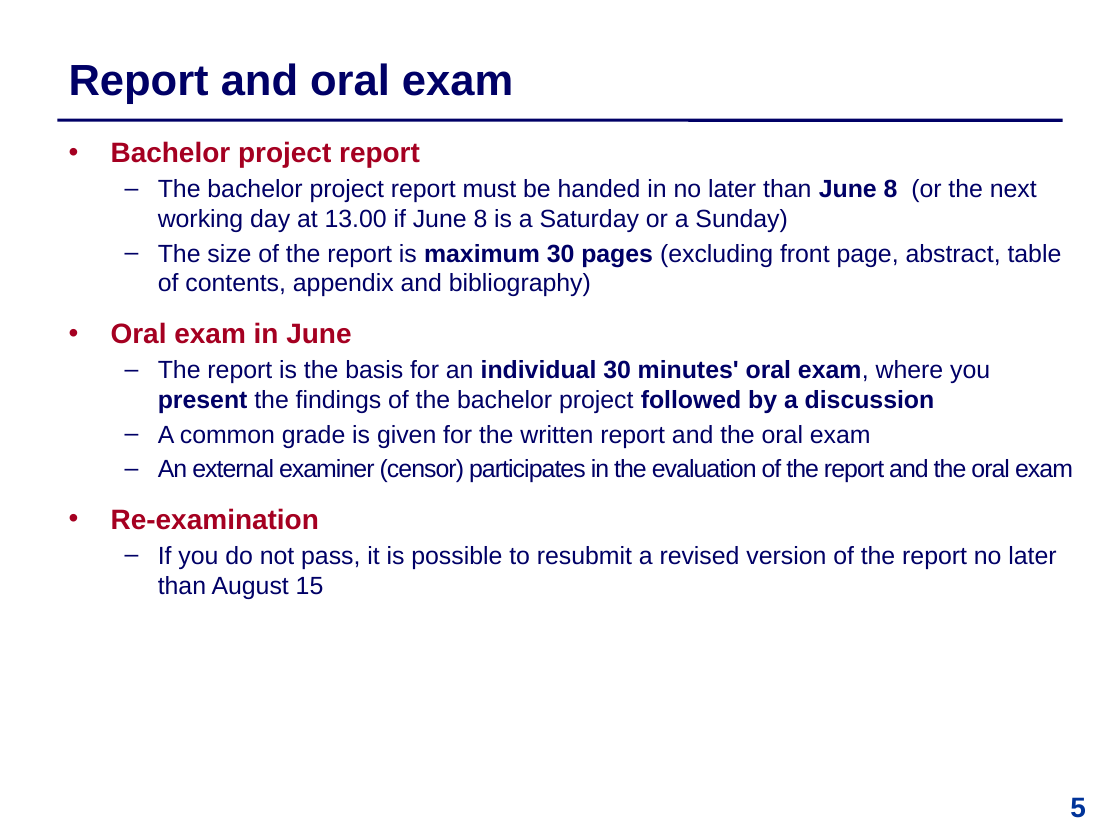
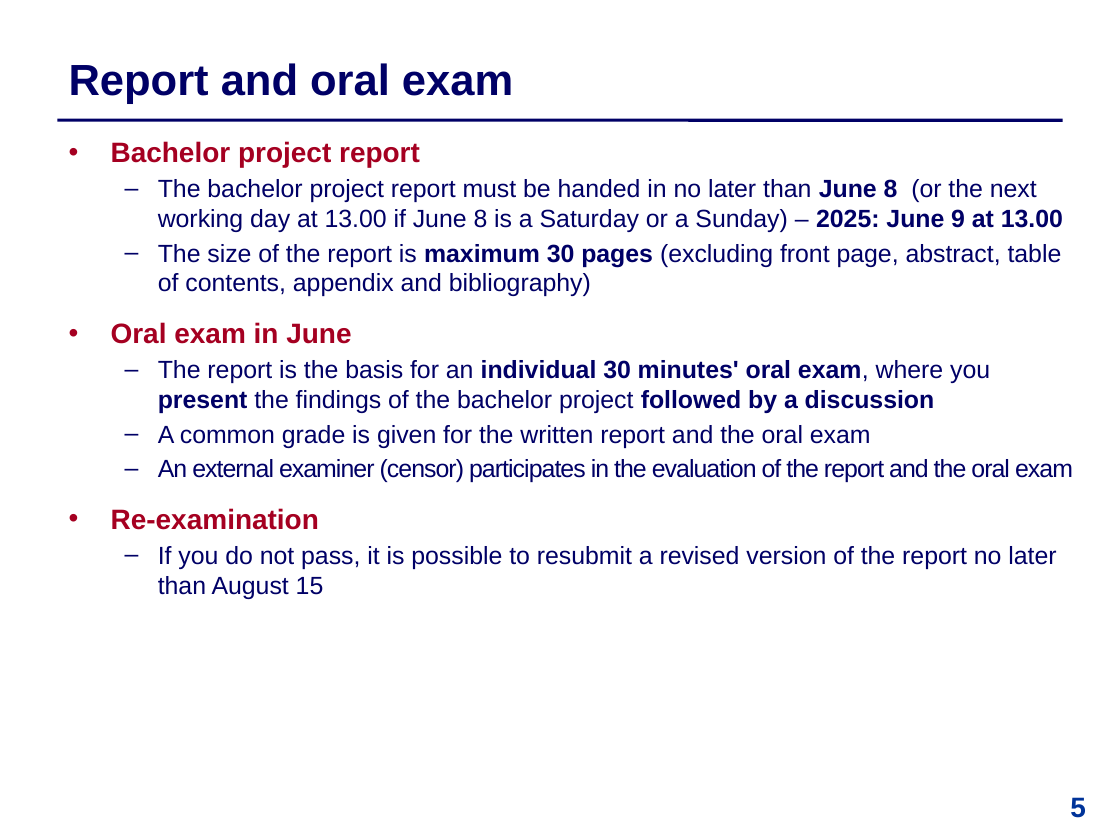
Before and after one commit to IntProgAU/Materiale, a slide deck: slide 5 of web/b25/0 Information Meeting.pptx. Drawn at 1120x840 pixels with LibreOffice and Linux fonts; fonts in the diff are those of the drawing. Boxes give left, top, right and bottom in pixels: in the first picture for what was removed or moved away, otherwise in the second. Text is boxed around its words. In the diff, an @@ line names an element or a change of style, - is before the commit and + after.

```diff
--- a/web/b25/0 Information Meeting.pptx
+++ b/web/b25/0 Information Meeting.pptx
@@ text at [158,179,1063,232]: text changed @@
-  – The bachelor project report must be handed in no later than June 8 (or the next working day at 13.00 if June 8 is a Saturday or a Sunday)
+  – The bachelor project report must be handed in no later than June 8 (or the next working day at 13.00 if June 8 is a Saturday or a Sunday) – 2025: June 9 at 13.00
```
Also in this commit, not shown: 9 other slides changed.
